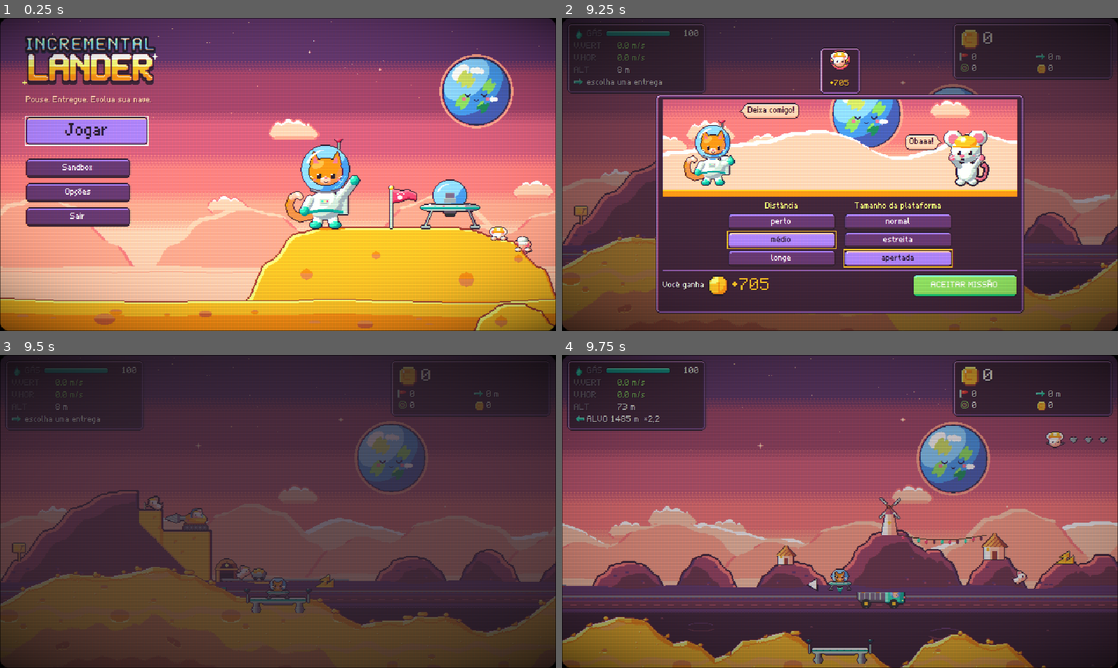
Above: before the commit, frames 1-4 (two rows, left to right).
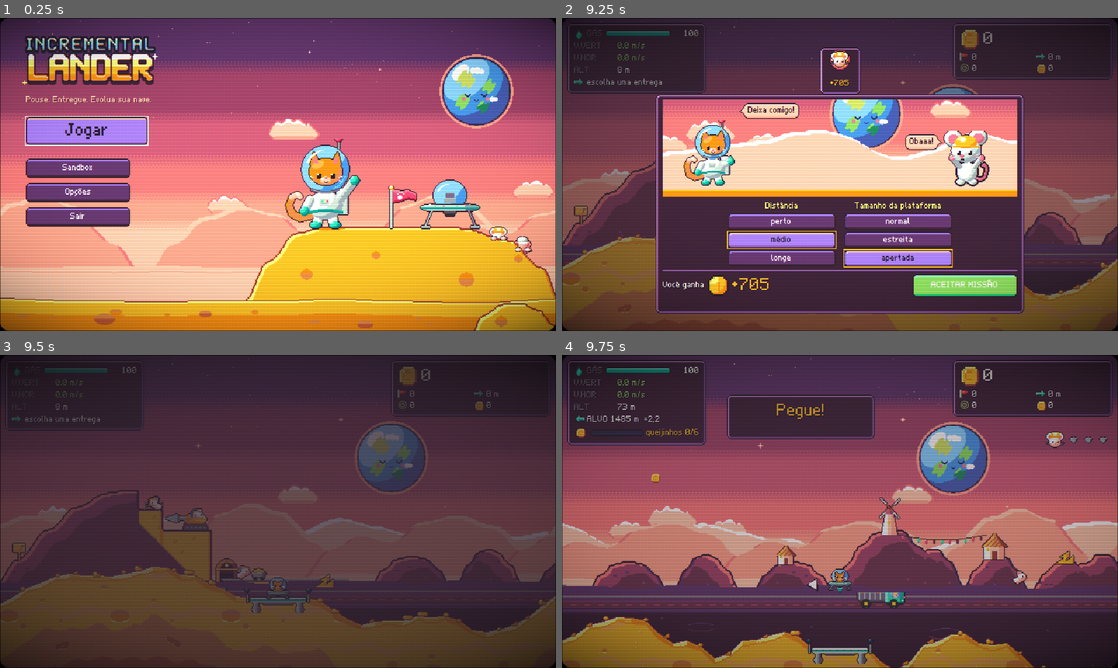
Above: after the commit, the same moments.

Repository: valdersonjr/incremental-lander
Game: Godot game, scene res://game/main.tscn
The game is run twice, just before and just after one commit, with the same random seed, the same clock (stepped at 60 frames per second) and the same inputs.
Inputs (mouse positions are in pixels of both pictures, inside the frame that each line leads up to):
- Up to frame 1 (0.25 s): no input
- Up to frame 2 (9.25 s): click "Jogar" at 0.5 s; tap Enter (confirm) at 1.25 s; move the mouse to (962, 158) at 1.27 s; hold D (rotate_right) 1.28-2 s; hold Enter (confirm) 1.28-2 s; click (962, 158) at 1.42 s; tap Space at 1.52 s; click "VOAR! [Enter]" at 2 s; click "longe" at 2.75 s; click "normal" at 3.5 s; click "normal" at 4.25 s; click (840, 71) at 5 s; click "perto" at 5.75 s; click "médio" at 6.5 s; click "estreita" at 7.25 s; click "apertada" at 8 s; click "ACEITAR MISSÃO" at 8.75 s
- Up to frame 3 (9.5 s): no input
- Up to frame 4 (9.75 s): drag from (728, 527) to (812, 574) at 9.52 s

Frames 1-3 are identical in both runs. In frame 4, 5.0% of the frame differs, in the area x 0-57%, y 12-41%.

Commit message:
Minijogo da Lua: trilha de queijinhos no arco
Queijinhos no arco ideal até a entrega (6/9/11 pela estrela), pegos ao
encostar; cada um paga parte do bônus do minijogo junto com a entrega.
Verbo 'Pegue!' no começo da missão e placar no HUD. Base Minigames para
os outros mundos; testes e integração minigame_flow.

Co-Authored-By: Claude Opus 5.5 <noreply@anthropic.com>
Claude-Session: https://claude.ai/code/session_01JhKCi9Us7j2H5LJGQ5fDNT

Diff:
--- a/data/world.json
+++ b/data/world.json
@@ -670,5 +670,23 @@
       }
     },
     "terrain_notes": "v15 (2026-10-06): relevo de cada tipo no trecho partida -> alvo (TerrainGen shape): heavy = subid …(300 unchanged characters)…
+  },
+  "minigames": {
+    "notes": "v17 (2026-10-07): um minijogo por mundo, jogado so com a nave (plano em docs/DECISIONS.md). verb = palavra no comeco da missao (estilo WarioWare). Listas = estrela 1, 2, 3 do pedido-assinatura do mundo.",
+    "luna": {
+      "name": "Trilha de queijinhos",
+      "verb": "Pegue!",
+      "coins": [
+        6,
+        9,
+        11
+      ],
+      "arc_mult": [
+        1.0,
+        1.3,
+        1.5
+      ],
+      "radius_m": 14.0
+    }
   }
 }
--- a/game/flight/flight.gd
+++ b/game/flight/flight.gd
@@ -42,6 +42,9 @@
 var urgent_limit := 0.0
 var rescued := false                               # Passageiro 1: passageiro resgatado neste salto
 ## Presente do salto (v10): "" sem presente, "gas" (galao) ou "gift" (creditos com a entrega). Gifts.place/touches.
+var minigame_got := 0                              # v17: minijogo do mundo (Lua: queijinhos pegos)
+var minigame_total := 0
+var _trail: Array[Dictionary] = []                  # Lua: queijinhos {pos, sprite, got}
 var gift_kind := ""
 var gift_taken := false
 var _gift_pos := Vector2.ZERO                       # pes do presente (px do mundo)
@@ -79,6 +82,7 @@
 	camera.global_position = lander.global_position
 	_tick_mission(delta)
 	_tick_gift()
+	_tick_minigame()
 	_extend_terrain_if_near_edge()
 	var cam: Dictionary = WorldConfig.load_config()["camera"]
 	var alt := TerrainGen.height_at(terrain.ridge, lander.global_position.x) - lander.global_position.y
@@ -227,6 +231,7 @@
 	lander.can_takeoff = true
 	_setup_mission()
 	_setup_gift()
+	_setup_minigame()
 	if _demo:
 		var ap := Autopilot.new()
 		ap.target = terrain.pads[target_pad_id]
@@ -374,8 +379,10 @@
 		"mission_ok": failed.is_empty() and not crashed,
 		"leg": taxi_stage,
 		"gift": gift_kind if gift_taken else "",
-		"gift_pay": EconMath.gift_value(planet_id, target_distance_m, stats, gift_kind)
-				if gift_taken and not crashed else 0.0,
+		"gift_pay": (EconMath.gift_value(planet_id, target_distance_m, stats, gift_kind) if gift_taken else 0.0)
+				+ (EconMath.minigame_pay(planet_id, target_distance_m, stats, float(minigame_got) / minigame_total)
+				if minigame_total > 0 else 0.0) if not crashed else 0.0,
+		"minigame": [minigame_got, minigame_total],
 		"crashed": crashed,
 		"reason": reason,
 		# velocidade e inclinacao no toque (m/s e rad do modelo): calibram as tolerancias de pouso (world.json > landing)
@@ -386,7 +393,63 @@
 	Telemetry.record_delivery(result)
 	_clear_mission()
 	_clear_gift()
+	_clear_minigame()
 	delivery_finished.emit(result)
+
+
+# ---------------------------------------------------------------- minijogos do mundo (v17, world.json > minigames)
+## Monta o minijogo do mundo para o salto atual (so no 1o trecho; o pedido tem que ser o do mundo).
+func _setup_minigame() -> void:
+	_clear_minigame()
+	var cfg := Minigames.spec(planet_id)
+	if cfg.is_empty() or taxi_stage > 1:
+		return
+	var star := maxi(1, int(mission.get("star", 1)))
+	if planet_id == "luna":                                    # trilha de queijinhos (Subway Surfers)
+		var n := int(Minigames.by_star(cfg["coins"], star))
+		var pts := Minigames.trail_points(terrain.pads[current_pad_id], terrain.pads[target_pad_id], n,
+				float(Minigames.by_star(cfg["arc_mult"], star)))
+		for p: Vector2 in pts:
+			var sp := Sprite2D.new()
+			sp.texture = UiKit.icon("credits")
+			sp.position = p
+			add_child(sp)
+			move_child(sp, lander.get_index())
+			_trail.append({"pos": p, "sprite": sp, "got": false})
+		minigame_total = n
+
+
+func _clear_minigame() -> void:
+	for c: Dictionary in _trail:
+		if is_instance_valid(c["sprite"]):
+			(c["sprite"] as Node).queue_free()
+	_trail.clear()
+	minigame_got = 0
+	minigame_total = 0
+
+
+func _tick_minigame() -> void:
+	if _trail.is_empty() or lander.state != Lander.State.FLYING:
+		return
+	var r := WorldConfig.m_to_px(float(Minigames.spec(planet_id).get("radius_m", 14.0)))
+	for c: Dictionary in _trail:
+		if not c["got"] and Minigames.touches(lander.global_position, c["pos"], r):
+			c["got"] = true
+			minigame_got += 1
+			(c["sprite"] as Sprite2D).hide()
+			Sound.sfx("crystal_%d" % clampi(minigame_got % 3 + 1, 1, 3))
+
+
+## Texto do placar do minijogo para o HUD ("" sem minijogo).
+func minigame_text() -> String:
+	if minigame_total <= 0:
+		return ""
+	return "queijinhos %d/%d" % [minigame_got, minigame_total]
+
+
+## Verbo do minijogo do mundo (WarioWare): mostrado pelo HUD quando a missao comeca.
+func minigame_verb() -> String:
+	return str(Minigames.spec(planet_id).get("verb", ""))
 
 
 # ---------------------------------------------------------------- presentes no alto do morro (v10, 2026-10-06)
--- a/game/hud/hud.gd
+++ b/game/hud/hud.gd
@@ -268,6 +268,16 @@
 func _update_mission() -> void:
 	var m: Dictionary = flight.mission
 	var parts: Array = m.get("parts", [])
+	var mini := flight.minigame_text() if flight.target_pad_id >= 0 else ""
+	if mini != "":                                             # v17: placar do minijogo do mundo
+		_cargo_row.visible = true
+		_cargo_icon.texture = UiKit.icon("credits")
+		_cargo_bar.visible = true
+		_cargo_bar.value = 100.0 * flight.minigame_got / maxf(1.0, flight.minigame_total)
+		_cargo_bar.theme_type_variation = &"XpBar"
+		_cargo_text.text = mini
+		_cargo_text.theme_type_variation = &"MoneyLabel"
+		return
 	var show := flight.target_pad_id >= 0 and not parts.is_empty()
 	_cargo_row.visible = show
 	if not show:
@@ -307,6 +317,12 @@
 	_cargo_text.theme_type_variation = &"BadLabel" if bad else &"MoneyLabel"
 
 
+## Minijogo do mundo: o verbo grande no comeco da missao (estilo WarioWare: "Pegue!", "Junte!"...).
+func show_verb(verb: String) -> void:
+	if verb != "":
+		_show_toast(verb, "", &"MoneyLabel")
+
+
 ## Taxi: avisa o passo novo (o passageiro embarcou: agora leve de volta).
 func taxi_step(step: int) -> void:
 	_show_toast("A BORDO!", "agora leve de volta" if step == 2 else "", &"GoodLabel")
--- a/game/main.gd
+++ b/game/main.gd
@@ -345,6 +345,7 @@
 		_flight.begin_mission(seed_value, d, pickup, _run.taken_dir, m, 1)
 	else:
 		_flight.begin_mission(seed_value, d, _run.taken_tier, _run.taken_dir, m)
+	_hud.show_verb(_flight.minigame_verb())                    # v17: verbo do minijogo do mundo
 	_fade.create_tween().tween_property(_fade, "modulate:a", 0.0, fade_s)
 
 
--- a/scripts/economy/econ_math.gd
+++ b/scripts/economy/econ_math.gd
@@ -310,6 +310,12 @@
 ## O run nao tem teto de entregas: o gas que cresce a cada entrega garante que ele acaba (galao devolve gas / esse fator).
 static func run_fatigue_mult(n: int) -> float:
 	return pow(float(spec["contracts"].get("run_fatigue", 1.0)), n)
+
+
+## v17: bonus do minijogo do mundo (planets[].mission_bonus x pagamento-base) pela fracao cumprida (0..1).
+static func minigame_pay(planet_id: String, distance: float, stats: Dictionary, frac: float) -> float:
+	return float(_find("planets", planet_id).get("mission_bonus", 0.0)) * contract_pay(planet_id, distance, stats, 0.0) \
+			* clampf(frac, 0.0, 1.0)
 
 
 ## Sorteia o presente do salto: "" (sem presente; chance da spec) ou o id do tipo (pelos pesos).
--- /dev/null
+++ b/scripts/world/minigames.gd
@@ -0,0 +1,32 @@
+## Minijogos do voo (v17, um por mundo; regras em data/world.json > minigames) — logica pura, testavel.
+## Lua: trilha de queijinhos (padrao Subway Surfers) no arco ideal entre as plataformas; cada queijinho pego paga
+## uma parte do bonus do minijogo (economy.json planets[].mission_bonus x pagamento-base x pegos/total).
+class_name Minigames
+extends RefCounted
+
+
+## Config do minijogo do mundo ({} se o mundo nao tem).
+static func spec(planet_id: String) -> Dictionary:
+	return (WorldConfig.load_config().get("minigames", {}) as Dictionary).get(planet_id, {})
+
+
+## Valor da estrela (1..3) numa lista da config (a ultima vale para estrelas maiores).
+static func by_star(values: Array, star: int) -> Variant:
+	return values[clampi(star, 1, values.size()) - 1]
+
+
+## Pontos dos queijinhos (px do mundo): n pontos ao longo do arco ideal de a ate b, sem as pontas; arc_mult > 1
+## levanta o arco (estrela mais alta = trilha mais alta e com mais curva).
+static func trail_points(a: Dictionary, b: Dictionary, n: int, arc_mult: float) -> Array[Vector2]:
+	var arc := Assists.arc(a, b, n + 1)
+	var out: Array[Vector2] = []
+	for i in range(1, n + 1):
+		var base_y := lerpf(float(a["y"]), float(b["y"]), float(i) / float(n + 1))
+		var lift := base_y - arc[i].y                         # quanto o arco sobe neste ponto
+		out.append(Vector2(arc[i].x, base_y - lift * arc_mult))
+	return out
+
+
+## A nave (centro, px) encostou no queijinho?
+static func touches(pos_px: Vector2, coin_px: Vector2, radius_px: float) -> bool:
+	return pos_px.distance_to(coin_px) <= radius_px
--- /dev/null
+++ b/tests/integration/minigame_flow.gd
@@ -0,0 +1,46 @@
+## Teste de integracao dos minijogos do voo (v17): monta a Flight em cada mundo com o pedido-assinatura e confere a
+## mecanica no voo de verdade. Lua: queijinhos no arco, pegar ao encostar, pagamento junto com a entrega.
+## Imprime MINIGAME_TEST OK ou FALHOU.
+extends Node
+
+const FLIGHT_SCENE := preload("res://game/flight/flight.tscn")
+
+var _fails: Array[String] = []
+
+
+func _check(what: String, cond: bool) -> void:
+	if not cond:
+		_fails.append(what)
+
+
+func _flight(planet: String, mission: Dictionary, dist := 800.0) -> Flight:
+	var f: Flight = FLIGHT_SCENE.instantiate()
+	add_child(f)
+	f.start(planet, 7, EconMath.ship_stats({"thrust": 30, "tank": 20, "efficiency": 10}), false)
+	f.begin_mission(11, dist, "normal", 1, mission)
+	f.lander.state = Lander.State.FLYING
+	return f
+
+
+func _ready() -> void:
+	await get_tree().process_frame
+	# Lua: trilha de queijinhos
+	var m2 := {"kind": "simple", "star": 2, "parts": [{"kind": "simple", "star": 2}]}
+	var f := _flight("luna", m2)
+	_check("lua_queijinhos_da_estrela_2", f.minigame_total == int(Minigames.by_star(Minigames.spec("luna")["coins"], 2)))
+	var got_before := f.minigame_got
+	for c: Dictionary in f._trail.slice(0, 3):
+		f.lander.global_position = c["pos"]
+		f._tick_minigame()
+	_check("lua_pega_ao_encostar", f.minigame_got == got_before + 3)
+	_check("lua_placar_no_hud", f.minigame_text() == "queijinhos 3/%d" % f.minigame_total)
+	var res: Array = []
+	f.delivery_finished.connect(func(r: Dictionary) -> void: res.append(r))
+	f._finish(false, 0.9, "", {"gas_used": 10.0, "flight_time_m": 5.0})
+	_check("lua_paga_os_queijinhos", not res.is_empty() and float(res[0]["gift_pay"]) > 0.0
+			and res[0]["minigame"] == [3, f.minigame_total if f.minigame_total > 0 else res[0]["minigame"][1]])
+	_check("lua_limpa_a_trilha", f._trail.is_empty())
+	_check("verbo_da_lua", f.minigame_verb() == "Pegue!")
+	f.queue_free()
+	print("MINIGAME_TEST " + ("OK" if _fails.is_empty() else "FALHOU " + "; ".join(_fails)))
+	get_tree().quit(0 if _fails.is_empty() else 1)
--- /dev/null
+++ b/tests/integration/minigame_flow.tscn
@@ -0,0 +1,6 @@
+[gd_scene format=3]
+
+[ext_resource type="Script" path="res://tests/integration/minigame_flow.gd" id="1_mg"]
+
+[node name="MinigameFlow" type="Node"]
+script = ExtResource("1_mg")
--- a/tests/test_econ_math.gd
+++ b/tests/test_econ_math.gd
@@ -28,6 +28,7 @@
 		"gift_pay_luna": EconMath.gift_value("luna", 4200.0, st, "gift"),
 		"gift_gas": EconMath.gift_gas(st, "gas"),
 		"run_fatigue_5": EconMath.run_fatigue_mult(5),
+		"minigame_pay": [EconMath.minigame_pay("luna", 900.0, st, 0.5), EconMath.minigame_pay("nuvens", 900.0, st, 1.0)],
 		"road_nuvens": EconMath.road("nuvens").map(func(s: Dictionary) -> String: return s["id"]),
 		"road_reached_cog": EconMath.road_reached_now(11, ["soft1"], "cogumelos").map(func(s: Dictionary) -> String: return s["id"]),
 		"next_world": [EconMath.next_world("luna"), EconMath.next_world("jardim"), EconMath.next_world("bolhas")],
--- /dev/null
+++ b/tests/unit/world/test_minigames.gd
@@ -0,0 +1,35 @@
+extends TestCase
+## Minijogos do voo (v17): logica pura de scripts/world/minigames.gd.
+
+
+func test_trilha_da_lua_no_arco_e_mais_alta_nas_estrelas_maiores() -> void:
+	var a := {"x": 0.0, "y": 0.0}
+	var b := {"x": 600.0, "y": 0.0}
+	var low := Minigames.trail_points(a, b, 6, 1.0)
+	var high := Minigames.trail_points(a, b, 6, 1.5)
+	assert_eq(low.size(), 6)
+	for i in low.size():
+		assert_true(low[i].x > 0.0 and low[i].x < 600.0, "sem as pontas")
+		assert_true(high[i].y < low[i].y, "estrela maior = trilha mais alta")
+	assert_true(low[3].y < low[0].y, "o meio do arco e mais alto que a ponta")
+
+
+func test_config_e_estrelas() -> void:
+	var cfg := Minigames.spec("luna")
+	assert_eq(str(cfg["verb"]), "Pegue!")
+	assert_eq(int(Minigames.by_star(cfg["coins"], 1)), 6)
+	assert_eq(int(Minigames.by_star(cfg["coins"], 9)), 11, "estrela maior que a lista = a ultima")
+	assert_true(Minigames.spec("mundo_inventado").is_empty())
+
+
+func test_encostar_pega() -> void:
+	assert_true(Minigames.touches(Vector2(10, 10), Vector2(18, 10), 14.0))
+	assert_false(Minigames.touches(Vector2(10, 10), Vector2(40, 10), 14.0))
+
+
+func test_bonus_pela_fracao() -> void:
+	var st := EconMath.ship_stats({})
+	var full := EconMath.minigame_pay("luna", 800.0, st, 1.0)
+	assert_true(full > 0.0)
+	assert_almost(EconMath.minigame_pay("luna", 800.0, st, 0.5), full * 0.5, 1e-6)
+	assert_almost(EconMath.minigame_pay("luna", 800.0, st, 2.0), full, 1e-6, "nunca passa do bonus inteiro")
Not shown, added: scripts/world/minigames.gd.uid
Not shown, added: tests/integration/minigame_flow.gd.uid
Not shown, added: tests/unit/world/test_minigames.gd.uid
Not shown, changed: .claude/skills/economy-balance/scripts/econ.py
Not shown, changed: docs/ROADMAP.md
Not shown, changed: tests/test_econ_parity.py
